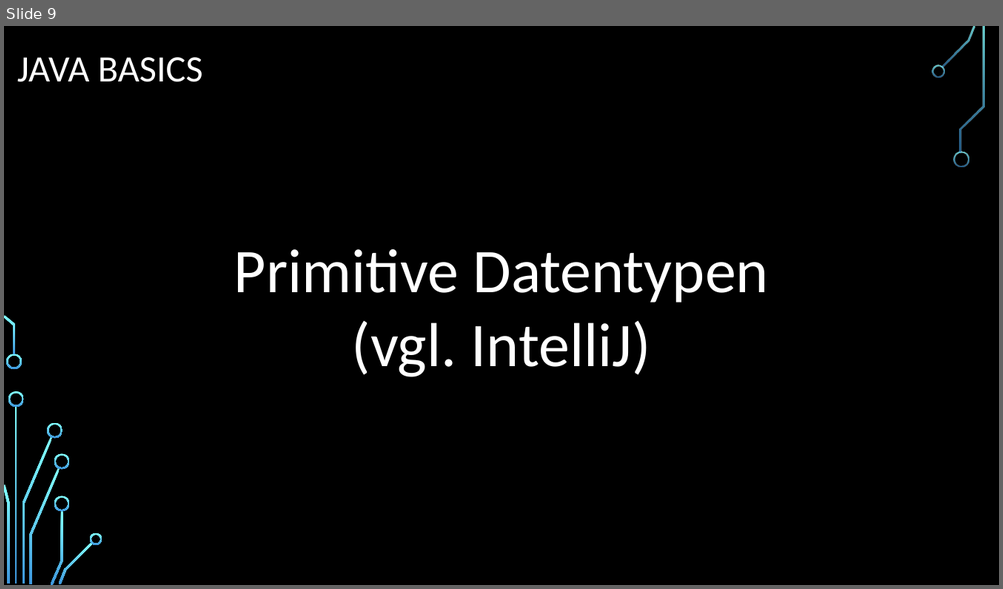
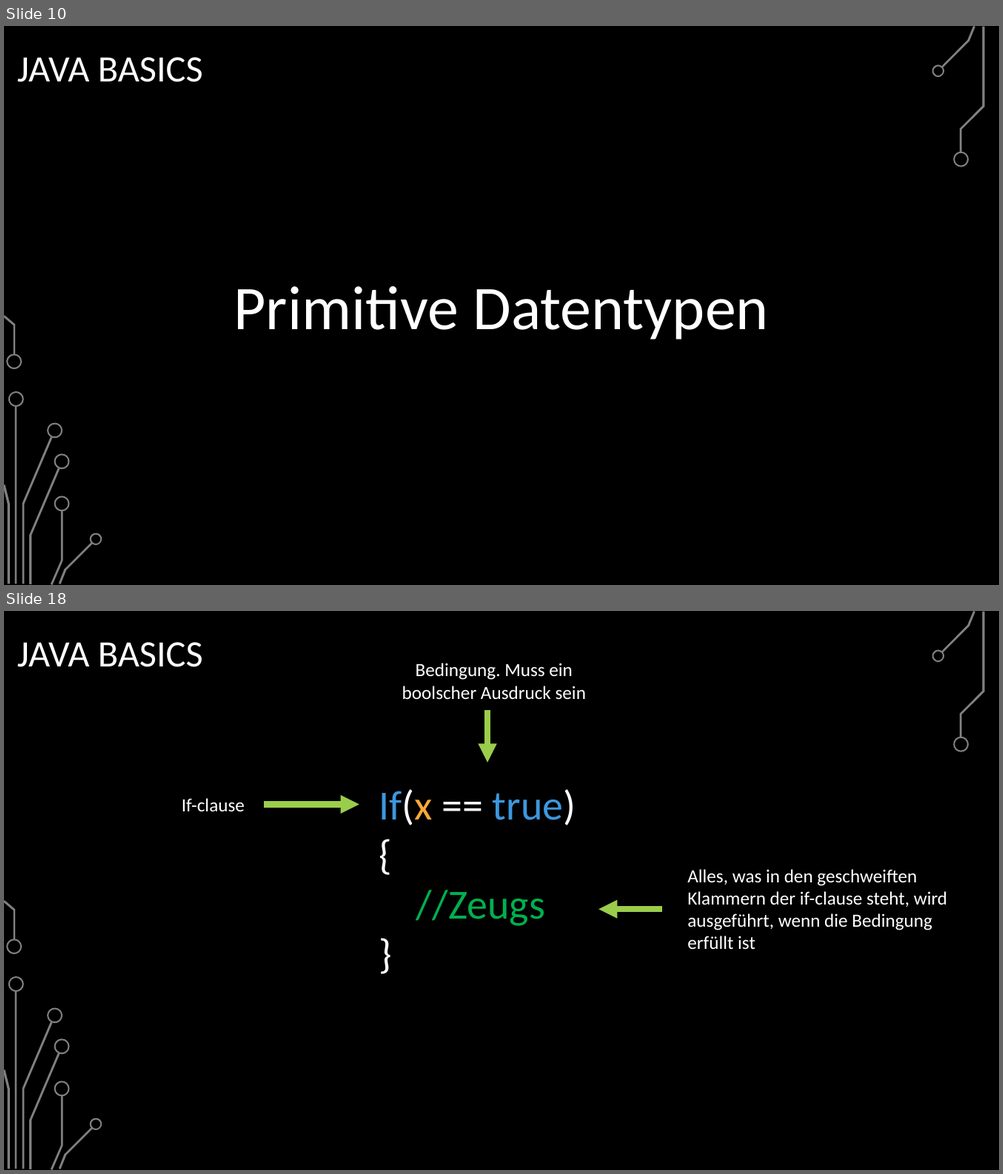
Before and after one commit to BelmontR/Java-Tutorial-Course, a slide deck: Java Grundkurs.pptx. Shown one above the other, each under a label of ours: slide 9 before the commit, slides 10 and 18 after it; the slides between them are not shown. The pictures are 1003x589 and 1003x1174 pixels, drawn with LibreOffice and Linux fonts; fonts in the diff are those of the drawing; background and template pictures are left out. Boxes give left, top, right and bottom in pixels: in the first picture for what was removed or moved away, otherwise in the second. Text is boxed around its words. In the diff, an @@ line names an element or a change of style, - is before the commit and + after.

```diff
--- a/Java Grundkurs.pptx
+++ b/Java Grundkurs.pptx
@@ slide 18 added at (4,611,999,1170), background picture (left out); not listed: 17 template elements that a slide beside it also shows @@
@@ title added at (17,642,203,667), 36 pt, text #FFFFFF @@
+JAVA BASICS
@@ text added at (402,663,586,700), 18 pt, text #FFFFFF @@
+Bedingung. Muss ein boolscher Ausdruck sein
@@ arrow added from (487, 710) to (487, 763), #9ACD4C 6 pt @@
@@ text added at (182,798,244,812), 18 pt, text #FFFFFF @@
+If-clause
@@ arrow added from (264, 804) to (359, 804), #9ACD4C 6 pt @@
@@ text added at (379,789,575,926), 40 pt, text #00B050 @@
+If(x == true)
+{
+//Zeugs
+}
@@ text added at (687,869,947,950), 18 pt, text #FFFFFF @@
+Alles, was in den geschweiften Klammern der if-clause steht, wird ausgeführt, wenn die Bedingung erfüllt ist
@@ arrow added from (662, 909) to (599, 909), #9ACD4C 6 pt @@
@@ what was slide 9 is now slide 10 @@
@@ slide 10 changed as well @@
@@ fill gradient #82FFFF to #3D97DE to #808080 in 17 elements at (6,355,22,370), (4,315,15,355), (15,406,17,585), (22,437,52,584), (8,392,24,407), (4,485,9,584), (47,423,63,439), (29,469,60,585), (51,511,63,585), (54,454,70,470), (54,496,70,511), (59,543,93,585), (90,534,102,545), (941,26,976,67), (931,64,944,78), (953,151,969,167), (960,27,984,153) @@
@@ text at (234,286,768,340): text changed @@
-Primitive Datentypen (vgl. IntelliJ)
+Primitive Datentypen
```
Also in this commit, not shown: 8 other slides changed, 43 other slides added, 2 other files.
